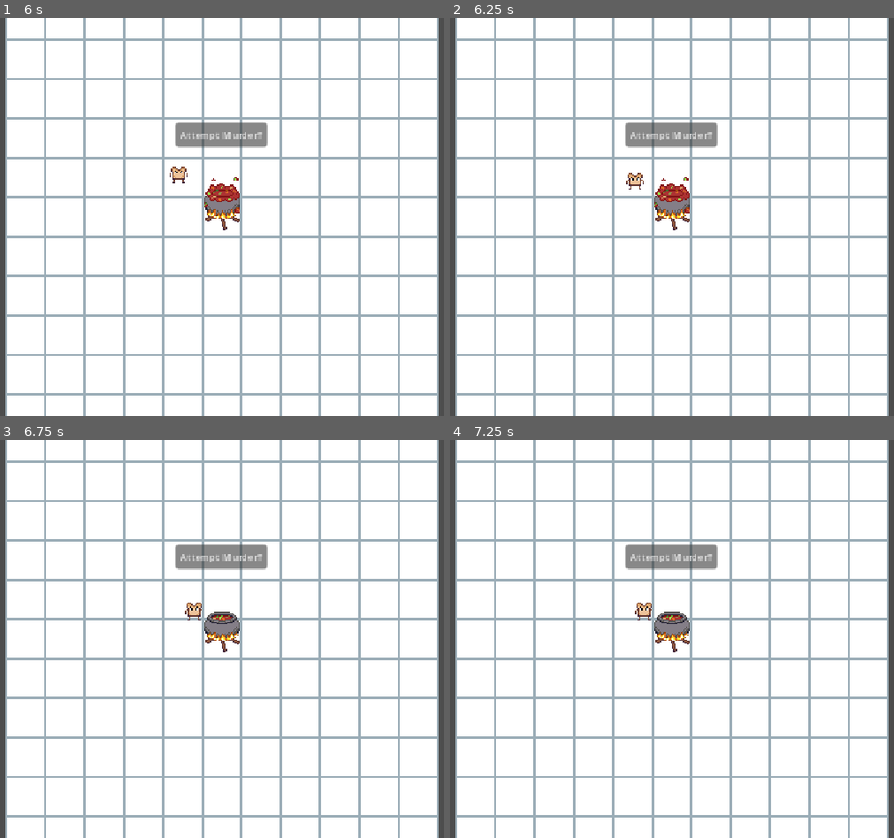
Above: before the commit, frames 1-4 (two rows, left to right).
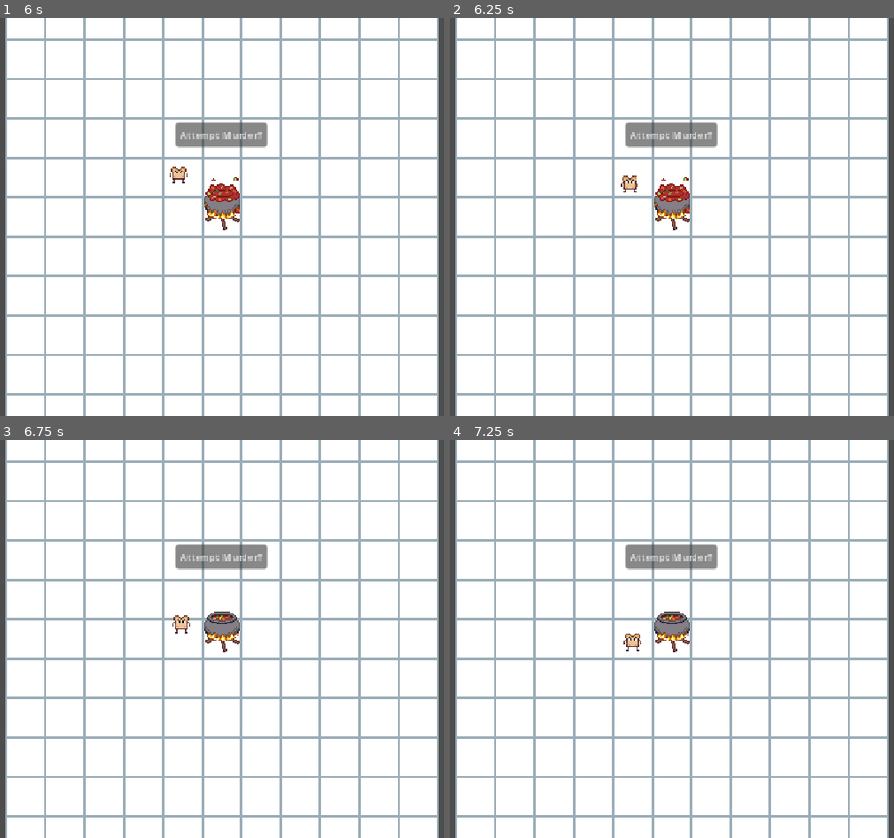
Above: after the commit, the same moments.

Repository: unidavemeyer/onion-td
Game: Godot game, scene res://main.tscn
The game is run twice, just before and just after one commit, with the same random seed, the same clock (stepped at 60 frames per second) and the same inputs.
Inputs:
- Up to frame 1 (6 s): click "Attempt Murder?" at 0.5 s; click "Attempt Murder?" at 1.25 s; click "Attempt Murder?" at 2 s
- Up to frame 2 (6.25 s): no input
- Up to frame 3 (6.75 s): no input
- Up to frame 4 (7.25 s): no input

Frame 1 is identical in both runs. In frame 2, 0.2% of the frame differs, in the area x 38-44%, y 38-44%; in frame 3, 0.2%, in the area x 38-46%, y 40-49%; in frame 4, 0.2%.
Error in both runs: Cannot call method 'get_child' on a null value. (res://dbg_enemy_murderer.gd:6)

Commit message:
Fixes various issues with the pathfinding integration

Diff:
--- a/create_debug_scene.gd
+++ b/create_debug_scene.gd
@@ -8,7 +8,7 @@
 	# Creates a soup tower
 	var dbg_tower: SoupTower = SoupTower.new()
 	$Towers.add_child(dbg_tower)
-	dbg_tower.global_position = $Maps.get_pixel_position(Vector2i(5, 5))
+	dbg_tower.move_to($Maps.get_pixel_position(Vector2i(5, 5)))
 
 	# Creates a basic enemy
 	var dbg_enemy: Enemy = Enemy.new()
--- a/nav_grid.gd
+++ b/nav_grid.gd
@@ -29,7 +29,7 @@
 	astar_grid.offset = cell_size / 2
 
 	#Allows it to move diagonally unless it is blocked by two towers
-	astar_grid.diagonal_mode = AStarGrid2D.DIAGONAL_MODE_AT_LEAST_ONE_WALKABLE
+	astar_grid.diagonal_mode = AStarGrid2D.DIAGONAL_MODE_ONLY_IF_NO_OBSTACLES
 	#NOTE: AStarGrid2D.update() resets all tile data, and thus we don't need to reset tiles
 	astar_grid.update()
 
@@ -58,7 +58,13 @@
 	return path.duplicate()
 
 func disable_tile(tile_position: Vector2i):
-	# NOTE: Solid = false means non-navigable
+	# NOTE: Solid = true means non-navigable
+	# NOTE: We don't want to run update() since that resets tile data
+	astar_grid.set_point_solid(tile_position, true)
+	update_path()
+
+func enable_tile(tile_position: Vector2i):
+	# NOTE: Solid = true means non-navigable
 	# NOTE: We don't want to run update() since that resets tile data
 	astar_grid.set_point_solid(tile_position, false)
 	update_path()
--- a/tower.gd
+++ b/tower.gd
@@ -46,3 +46,13 @@
 
 		# Set the tile as impassable for AStar pathfinding
 		Constants.navigation_grid.disable_tile(tile_position)
+
+func move_to(pixel_position: Vector2):
+	var maps = get_node("/root/Main/Maps")
+	var tile_position = maps.get_nearest_tile(global_position)
+	Constants.navigation_grid.enable_tile(tile_position)
+
+	global_position = pixel_position
+	tile_position = maps.get_nearest_tile(global_position)
+	Constants.navigation_grid.disable_tile(tile_position)
+	global_position = maps.get_pixel_position(tile_position)
